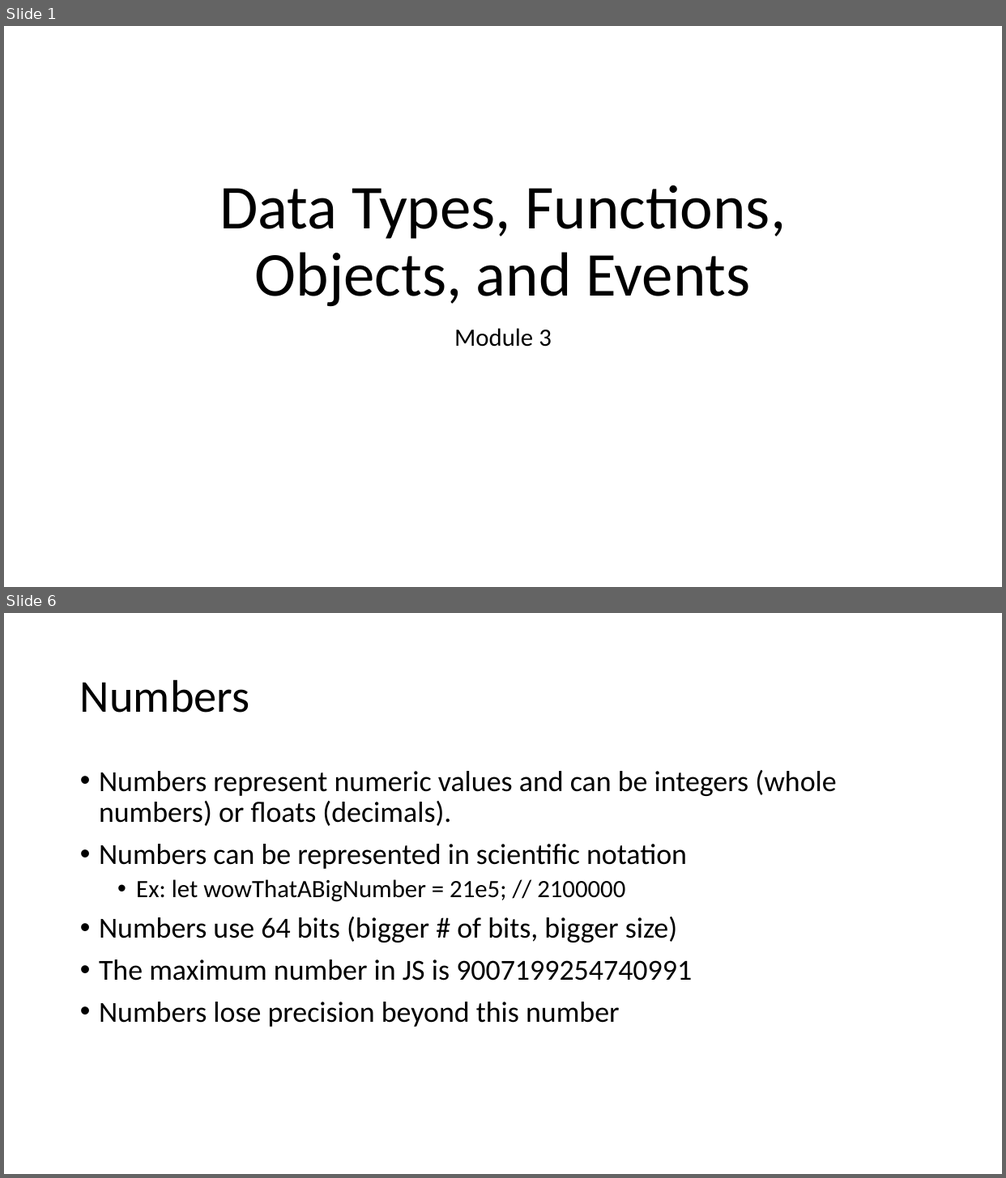
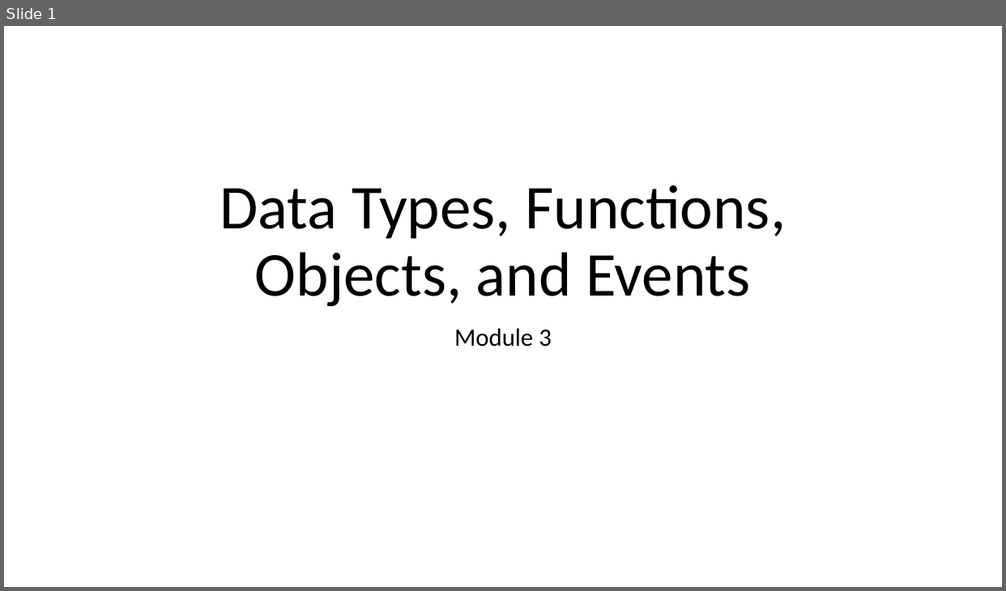
Before and after one commit to YWCANWIL-TechLab/Module3-Exercises, a slide deck: slides/Module 3 - Data Types.pptx. Shown one above the other, each under a label of ours: slides 1 and 6 before the commit, slide 1 after it; the slides between them are not shown. The pictures are 1006x1178 and 1006x591 pixels, drawn with LibreOffice and Linux fonts; fonts in the diff are those of the drawing. Boxes give left, top, right and bottom in pixels: in the first picture for what was removed or moved away, otherwise in the second. Text is boxed around its words. In the diff, an @@ line names an element or a change of style, - is before the commit and + after.

```diff
--- a/slides/Module 3 - Data Types.pptx
+++ b/slides/Module 3 - Data Types.pptx
@@ slide 6 removed at (4,613,1002,1174), background #FFFFFF @@
@@ title removed at (80,679,250,713) @@
-Numbers
@@ text removed at (99,770,836,1027) @@
-• Numbers represent numeric values and can be integers (whole numbers) or floats (decimals).
-• Numbers can be represented in scientific notation
-  • Ex: let wowThatABigNumber = 21e5; // 2100000
-• Numbers use 64 bits (bigger # of bits, bigger size)
-• The maximum number in JS is 9007199254740991
-• Numbers lose precision beyond this number
```
Also in this commit, not shown: 9 slides changed, 40 slides added, 16 other slides removed.
